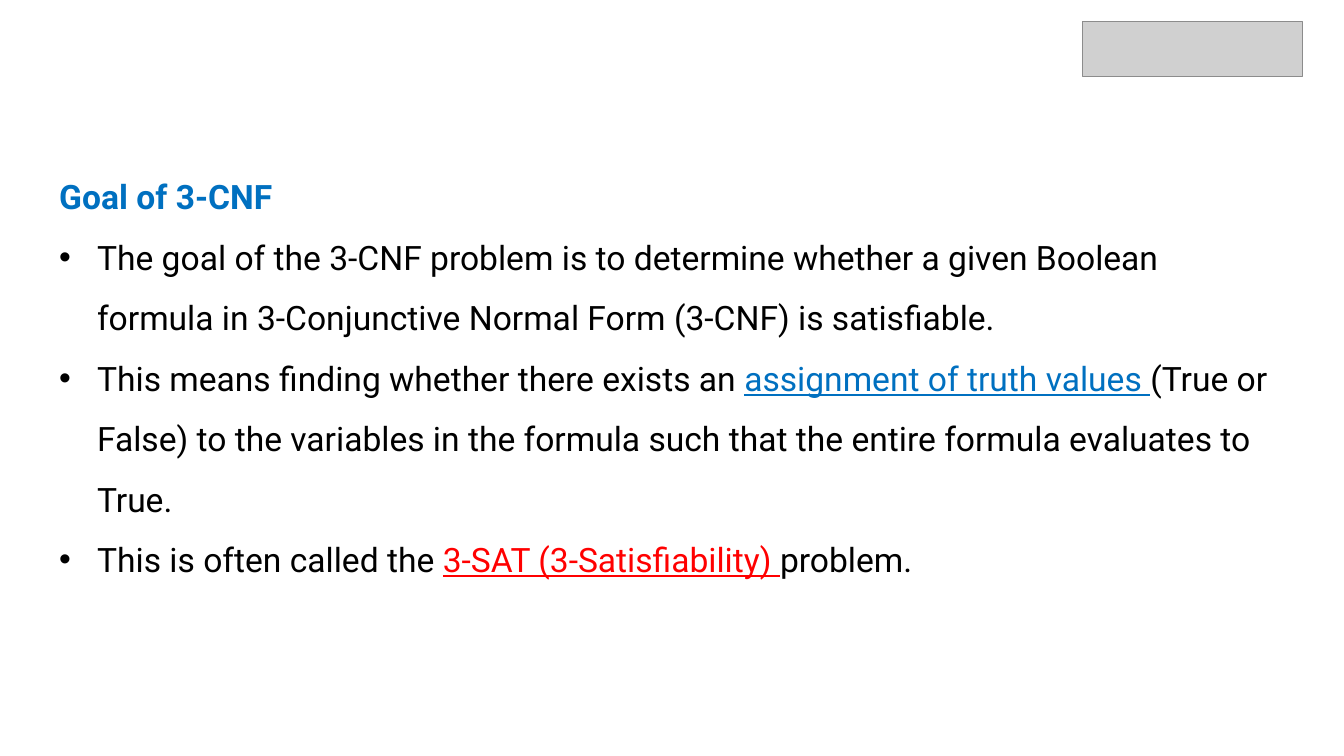
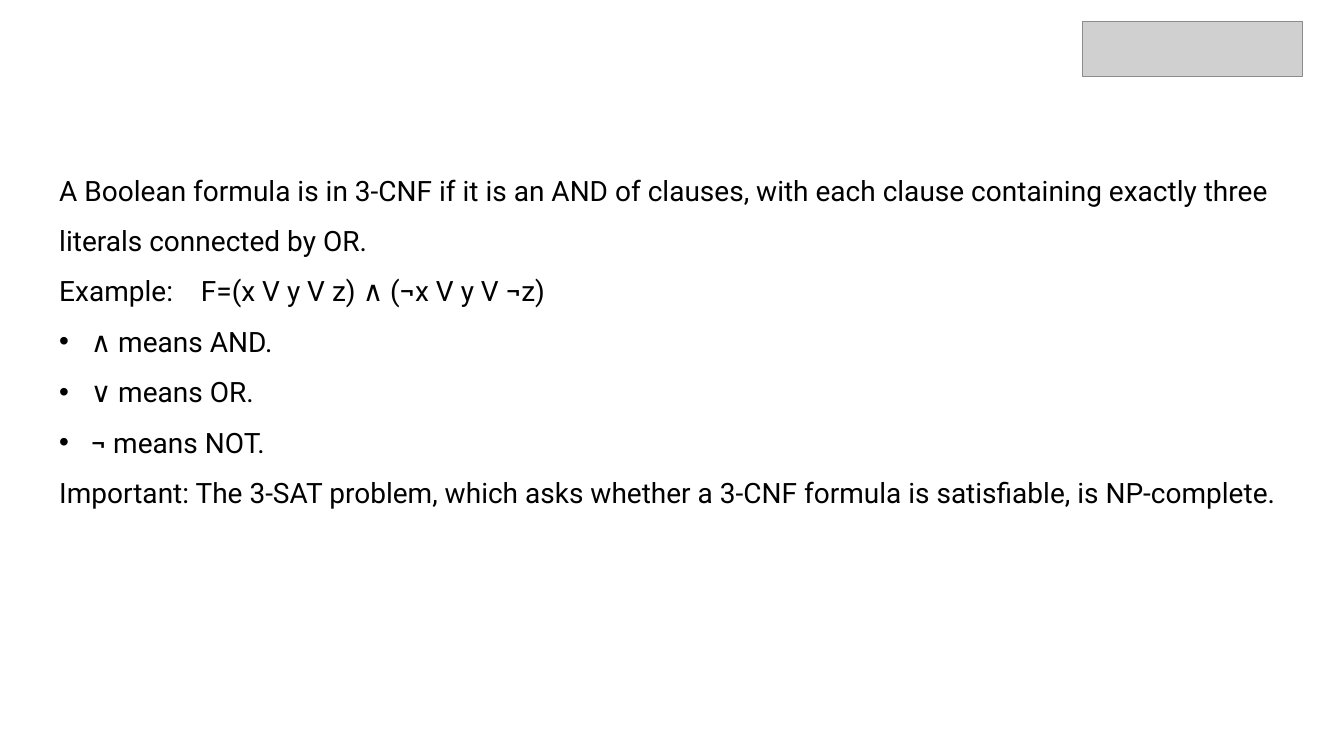
Before and after one commit to AbhishekChauhan9036/Design-and-Analysis-of-Algorithms, a slide deck: slide 49 of Lecture Notes/UNIT 6.pptx. Drawn at 1344x756 pixels with LibreOffice and Linux fonts; fonts in the diff are those of the drawing; grey boxes stand for pictures; background and template pictures are left out. Boxes give left, top, right and bottom in pixels: in the first picture for what was removed or moved away, otherwise in the second. Text is boxed around its words. In the diff, an @@ line names an element or a change of style, - is before the commit and + after.

```diff
--- a/Lecture Notes/UNIT 6.pptx
+++ b/Lecture Notes/UNIT 6.pptx
@@ text at (59, 179, 1275, 509): text changed; size 24 to 20 pt @@
-Goal of 3-CNF
-• The goal of the 3-CNF problem is to determine whether a given Boolean formula in 3-Conjunctive Normal Form (3-CNF) is satisfiable.
-• This means finding whether there exists an assignment of truth values (True or False) to the variables in the formula such that the entire formula evaluates to True.
-• This is often called the 3-SAT (3-Satisfiability) problem.
+A Boolean formula is in 3-CNF if it is an AND of clauses, with each clause containing exactly three literals connected by OR.
+Example: F=(x V y V z) ∧ (¬x V y V ¬z)
+• ∧ means AND.
+• ∨ means OR.
+• ¬ means NOT.
+Important: The 3-SAT problem, which asks whether a 3-CNF formula is satisfiable, is NP-complete.
```
Also in this commit, not shown: 2 other files.
